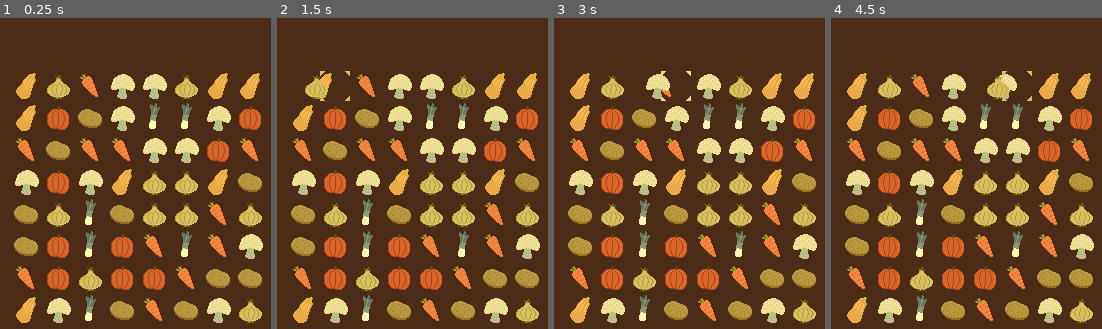
Above: before the commit, frames 1-4 (left to right).
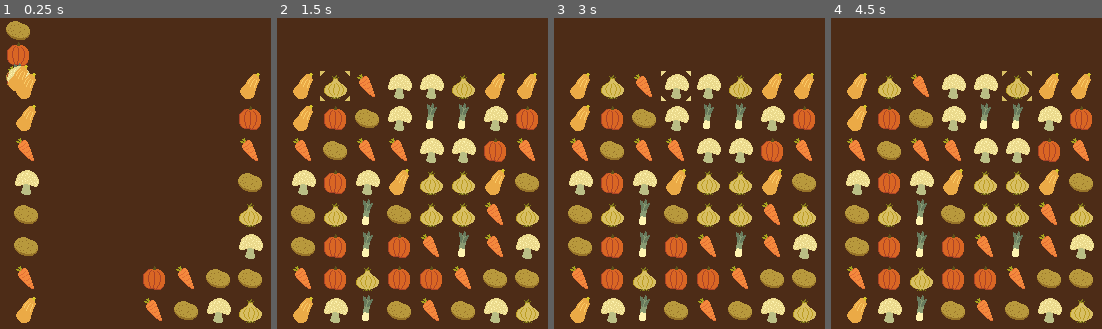
Above: after the commit, the same moments.

Repository: Nocturnal-sys/comfy-jam-autumn-2025
Game: Godot game, scene res://scenes/game.tscn
Same seed, same stepped clock (60 frames per second), same inputs: the game is played once before the commit and once after it.
Inputs (mouse positions are in pixels of both pictures, inside the frame that each line leads up to):
- Up to frame 1 (0.25 s): no input
- Up to frame 2 (1.5 s): click (304, 86) at 0.5 s; click (333, 86) at 1.27 s
- Up to frame 3 (3 s): click (643, 86) at 2.02 s; click (675, 86) at 2.77 s
- Up to frame 4 (4.5 s): click (985, 86) at 3.52 s; click (1017, 86) at 4.27 s

The runs differ from the first frame. In frame 1, 17% of the frame differs, in the area x 2-86%, y 0-99%; in frame 2, 1.2%; in frame 3, 1.1%; in frame 4, 1.2%.

Commit message:
Add drop animation

Diff:
--- a/scripts/animation_manager.gd
+++ b/scripts/animation_manager.gd
@@ -4,15 +4,17 @@
 const SPEED: float = 0.25
 
 signal swap_finished
+signal drop_finished
 
 
-func create_sprite(vegetable: Vegetable, destination: Vector2) -> Tween:
+func create_sprite(type: int, start: Vector2, dest: Vector2, dist: int) -> Tween:
 	var sprite: Sprite2D = SPRITE.instantiate()
-	sprite.set_texture(GameManager.SPRITES[vegetable.type])
-	vegetable.add_child(sprite)
+	sprite.set_texture(GameManager.SPRITES[type])
+	sprite.set_global_position(start)
+	add_child(sprite)
 
 	var tween: Tween = get_tree().create_tween()
-	tween.tween_property(sprite, "global_position", destination, SPEED)
+	tween.tween_property(sprite, "global_position", dest, dist * SPEED)
 	tween.tween_callback(sprite.queue_free)
 
 	return tween
@@ -24,9 +26,9 @@
 	for vegetable in vegetables:
 		vegetable.set_disabled(true)
 
-	var tween: Tween = create_sprite(a, b.global_position)
-	create_sprite(b, a.global_position)
-
+	var tween: Tween = \
+		create_sprite(a.type, a.global_position, b.global_position, 1)
+	create_sprite(b.type, b.global_position, a.global_position, 1)
 	await tween.finished
 
 	var temp: int = a.type
@@ -37,3 +39,24 @@
 		vegetable.set_disabled(false)
 
 	swap_finished.emit()
+
+
+func drop(type: int, start: Vector2, dest: Vegetable, dist: int) -> void:
+	dest.set_disabled(true)
+
+	var tween: Tween = create_sprite(type, start, dest.global_position, dist)
+	await tween.finished
+
+	dest.update_type(type)
+	dest.set_disabled(false)
+
+	_check_children()
+
+
+func _check_children() -> void:
+	if get_children().all(_check_child):
+		drop_finished.emit()
+
+
+func _check_child(sprite: Sprite2D) -> bool:
+	return sprite.is_queued_for_deletion()
--- a/scripts/game_manager.gd
+++ b/scripts/game_manager.gd
@@ -34,6 +34,7 @@
 	preload("res://assets/sprites/transparent.png")
 
 const NUM_SPRITES: int = len(SPRITES)
+const SPRITE_SIZE: int = 32
 const GRID_SIZE: int = 8
 
 enum State {
--- a/scripts/grid_container.gd
+++ b/scripts/grid_container.gd
@@ -31,11 +31,9 @@
 
 
 func _update_items() -> void:
-	GameManager.set_waiting()
-
 	for i in GRID_SIZE:
 		for j in GRID_SIZE:
-			var index: int = i * GRID_SIZE + j
+			var index: int = _get_index(i, j)
 			var vegetable: Vegetable = get_vegetable(index)
 			if vegetable.type != grid[i][j]:
 				vegetable.update_type(grid[i][j])
@@ -128,6 +126,8 @@
 	for n in GRID_SIZE:
 		_update_column(n)
 
+	GameManager.set_waiting()
+	await AnimationManager.drop_finished
 	_update_items()
 
 
@@ -139,9 +139,31 @@
 			count += 1
 		elif count > 0:
 			grid[i + count][j] = grid[i][j]
+			_drop(grid[i][j], i, j, count)
 
 	for i in count:
 		grid[i][j] = GameManager.get_new_type()
+		_drop(grid[i][j], i - count, j, count)
+
+
+func _drop(type: int, i: int, j: int, count: int) -> void:
+	var start: Vector2 = _get_global_position(i, j)
+	var dest: Vegetable = get_vegetable(_get_index(i + count, j))
+
+	AnimationManager.drop(type, start, dest, count)
+
+
+func _get_global_position(i: int, j: int) -> Vector2:
+	if i >= 0:
+		return get_vegetable(_get_index(i, j)).global_position
+
+	var drop_position: Vector2 = _get_global_position(0, j)
+	drop_position.y += i * GameManager.SPRITE_SIZE
+	return drop_position
+
+
+func _get_index(i: int, j: int) -> int:
+	return i * GRID_SIZE + j
 
 
 func try_swap(vegetable: Vegetable) -> void:
@@ -164,6 +186,7 @@
 		AnimationManager.swap(vegetable, GameManager.selected)
 		await AnimationManager.swap_finished
 
+		GameManager.set_ready()
 		_update_items()
 
 
